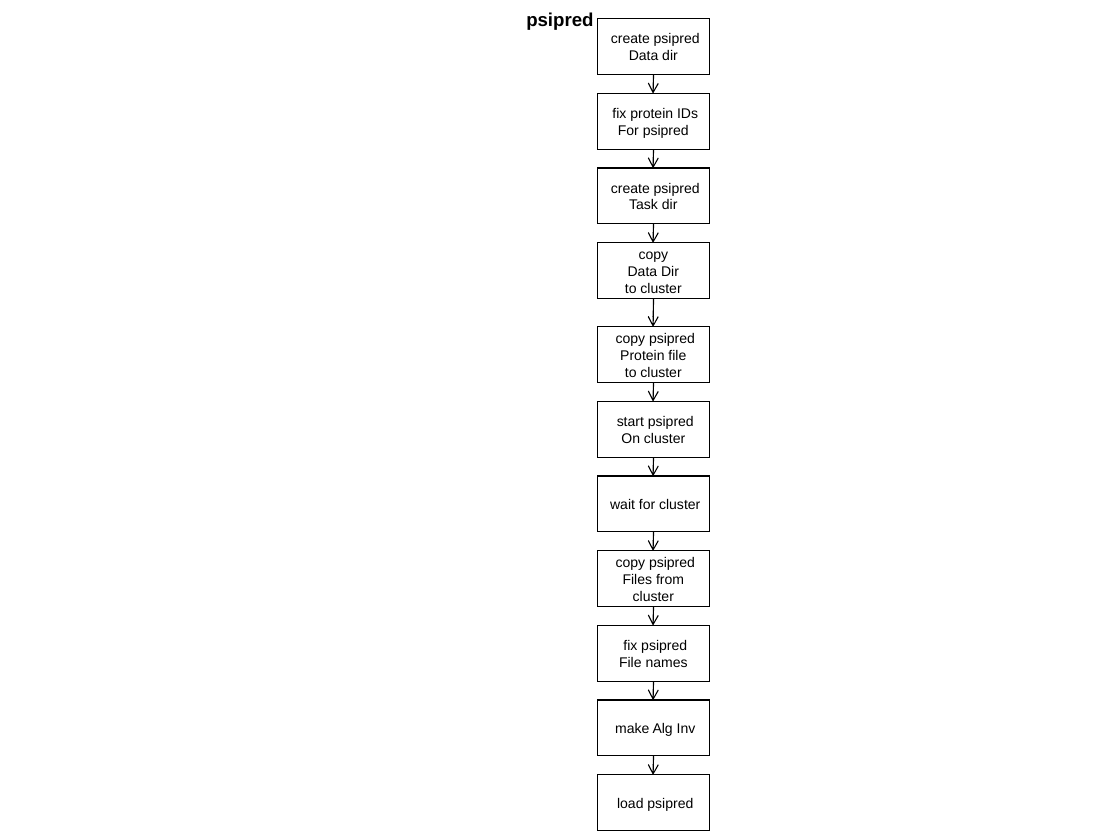
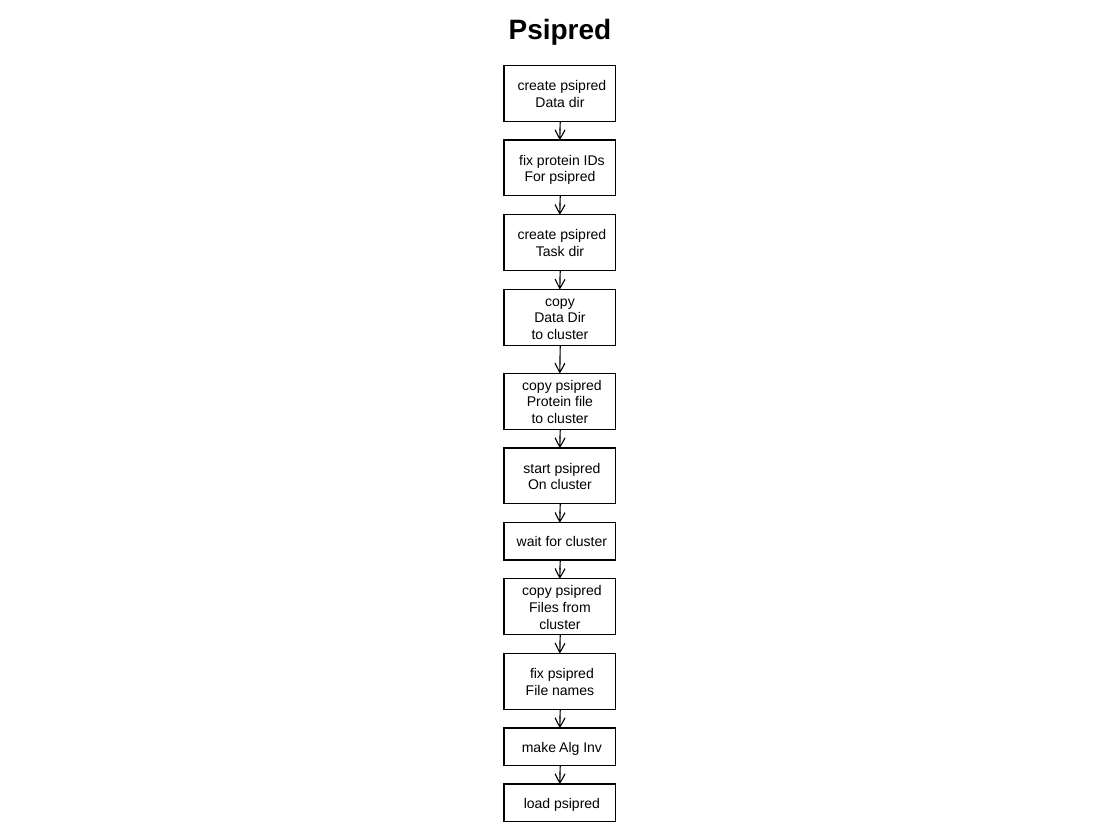
Before and after one commit to VEuPathDB/ApiCommonData, a slide deck: slide 7 of Load/doc/workflow/plasmodb/7.7/ApiWorkFlow.ppt (slide 4 before the commit). Drawn at 1120x840 pixels with LibreOffice and Linux fonts; fonts in the diff are those of the drawing. Boxes give left, top, right and bottom in pixels: in the first picture for what was removed or moved away, otherwise in the second. Text is boxed around its words. In the diff, an @@ line names an element or a change of style, - is before the commit and + after.

```diff
--- a/Load/doc/workflow/plasmodb/7.7/ApiWorkFlow.ppt
+++ b/Load/doc/workflow/plasmodb/7.7/ApiWorkFlow.ppt
@@ title at (509,18,612,44): text changed; size 12 to 18 pt @@
-psipred
+Psipred
@@ arrow moved from (654, 383) - (653, 402) to (560, 271) - (560, 290) @@
@@ 6 rectangles, 1 arrow: place and size @@
-6 rectangles, 1 arrow at (597,19,709,457)
+6 rectangles, 1 arrow at (504,65,616,504)
@@ 4 arrows: place and size @@
-4 arrows at (653,149,654,551)
+4 arrows at (560,121,560,523)
@@ rectangle "wait for cluster": place and size @@
-rectangle "wait for cluster" at (597,476,709,532)
+rectangle "wait for cluster" at (504,523,616,560)
@@ arrow moved from (654, 75) - (653, 94) to (560, 560) - (560, 579) @@
@@ 2 rectangles, 2 arrows: place and size @@
-2 rectangles, 2 arrows at (597,551,709,700)
+2 rectangles, 2 arrows at (504,579,616,728)
@@ rectangle "make Alg Inv": place and size @@
-rectangle "make Alg Inv" at (597,700,709,756)
+rectangle "make Alg Inv" at (504,728,616,765)
@@ arrow moved from (654, 756) - (653, 775) to (560, 765) - (560, 784) @@
@@ rectangle "load psipred": place and size @@
-rectangle "load psipred" at (597,775,709,831)
+rectangle "load psipred" at (504,784,616,821)
```
Also in this commit, not shown: 6 other slides changed, 11 slides added, 2 other files.
